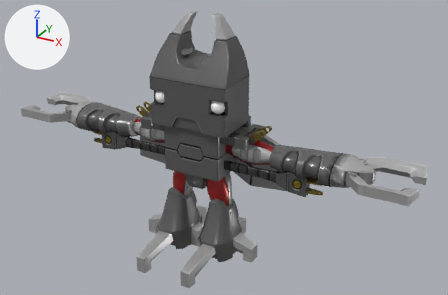
Renders of the glTF model models/files/rip_ts_kokuwamon.glb from each side of a commit.
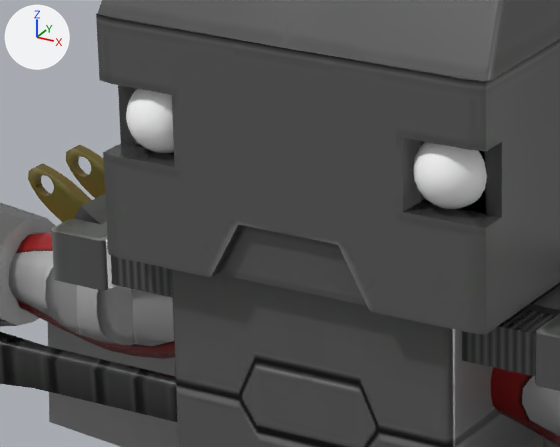
Old and new are each drawn whole from a camera (50 mm lens) standing at (439.829, 303.584, -2371.091) and looking at (438.529, 305.948, -2372.273) and again close up on the part from 29% to 53% of the width and 25% to 54% of the height. The lights are fixed; the arrows at upper left show +X, +Y and +Z. The first two pictures are the older version. Where no turn or scale is listed for an object, it has been applied to the vertices.

Names of what the first close-up shows: 'chr609', 'eye_L', 'eye_R'.
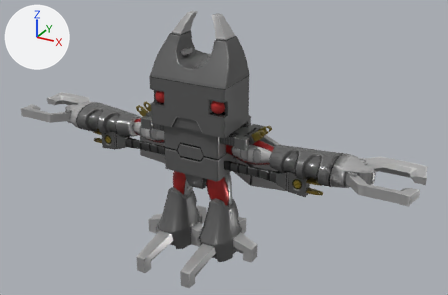
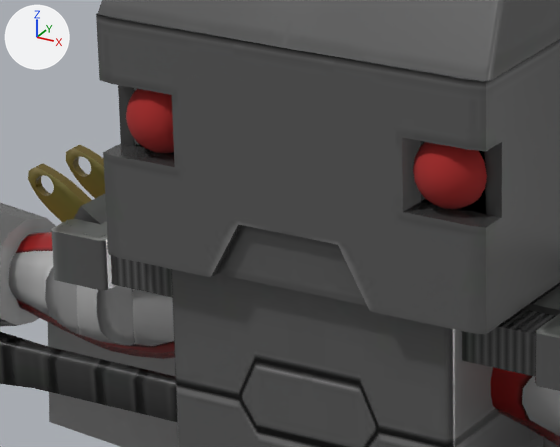
Location of each change, [x1, y1, x2, y2] in pixels of the close-ups (560 x 447 px):
'eye_L', surface changed (white to red)
    both: [413, 142, 487, 209]
'eye_R', surface changed (white to red)
    both: [126, 89, 174, 153]

Edits to the bpy script that builds the scene:
```text
Add img_chr609p01:
    img_chr609p01 = load_image('chr609p01', '_unpacked/chr609p01', 512, 512, 'sRGB')
Change mat_chr609_eye_l:
    remove mat_chr609_eye_l.base_color = (1.0, 1.0, 1.0)  # white #ffffff
    add mat_chr609_eye_l.texture = img_chr609p01
```
